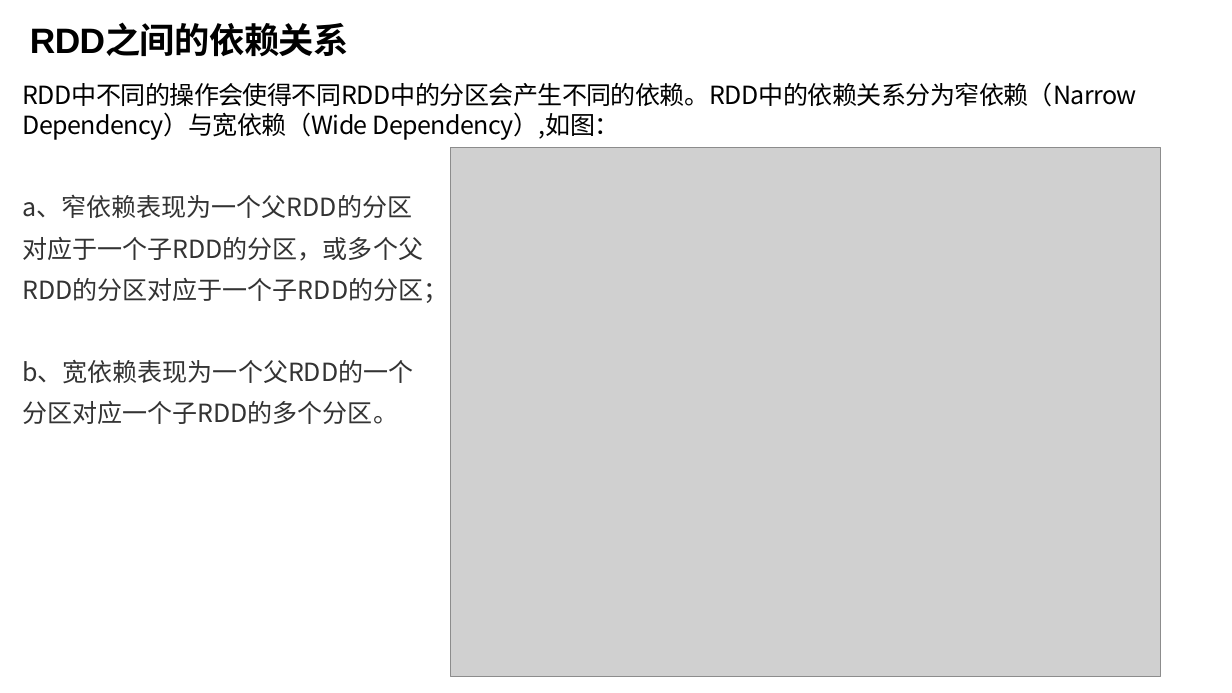
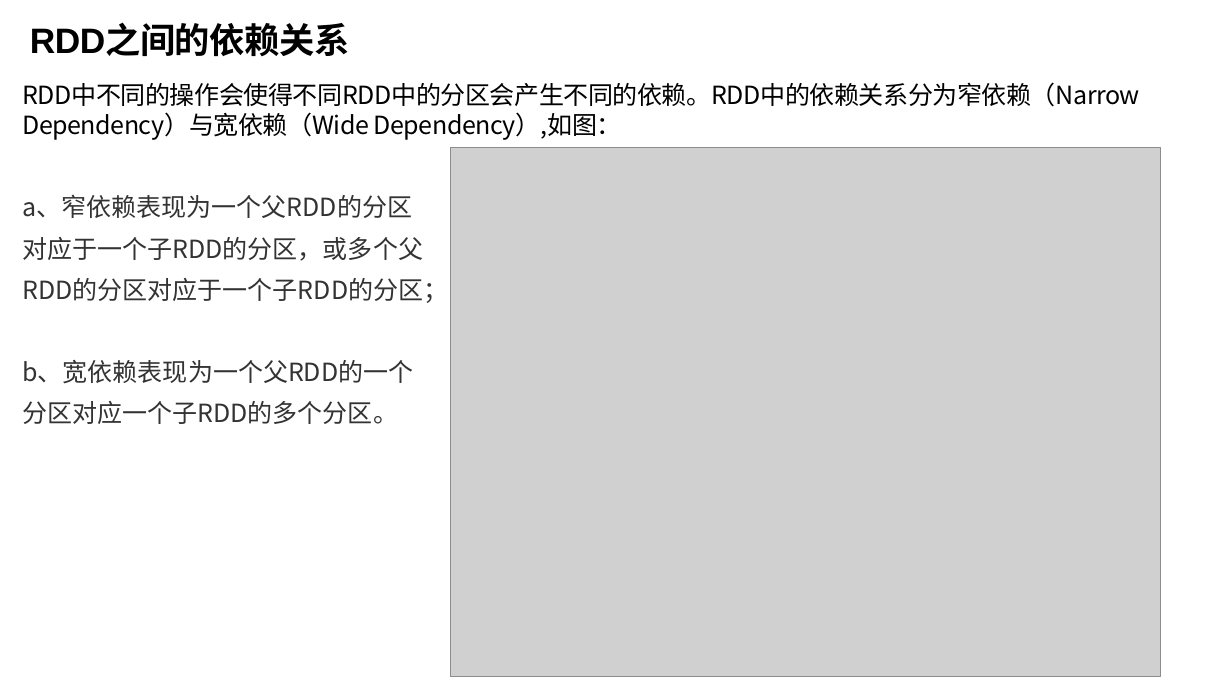
Before and after one commit to nancunpei/pyspark-pandas-examples, a slide deck: slide 18 of spark-sharing.pptx (slide 16 before the commit). Drawn at 1232x693 pixels with LibreOffice and Linux fonts; fonts in the diff are those of the drawing; grey boxes stand for pictures. Boxes give left, top, right and bottom in pixels: in the first picture for what was removed or moved away, otherwise in the second. Text is boxed around its words. In the diff, an @@ line names an element or a change of style, - is before the commit and + after.

```diff
--- a/spark-sharing.pptx
+++ b/spark-sharing.pptx
@@ text at <box>22,82,1140,140</box>: letter spacing -0.9 to -0.8 pt in "RDD中不同的操作会使得不同RDD中的分区会产生不同的依赖。RDD中的依赖关系分为窄依赖（Narrow Dependen ..." @@
```
Also in this commit, not shown: 13 other slides changed, 2 slides added, 1 other file.
